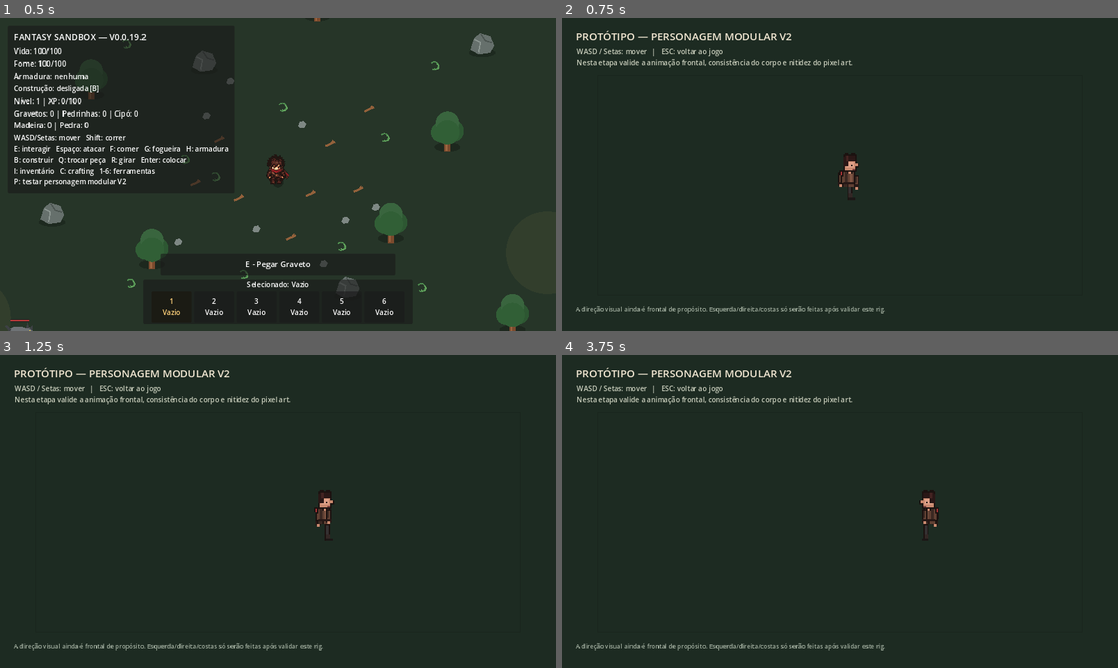
Above: before the commit, frames 1-4 (two rows, left to right).
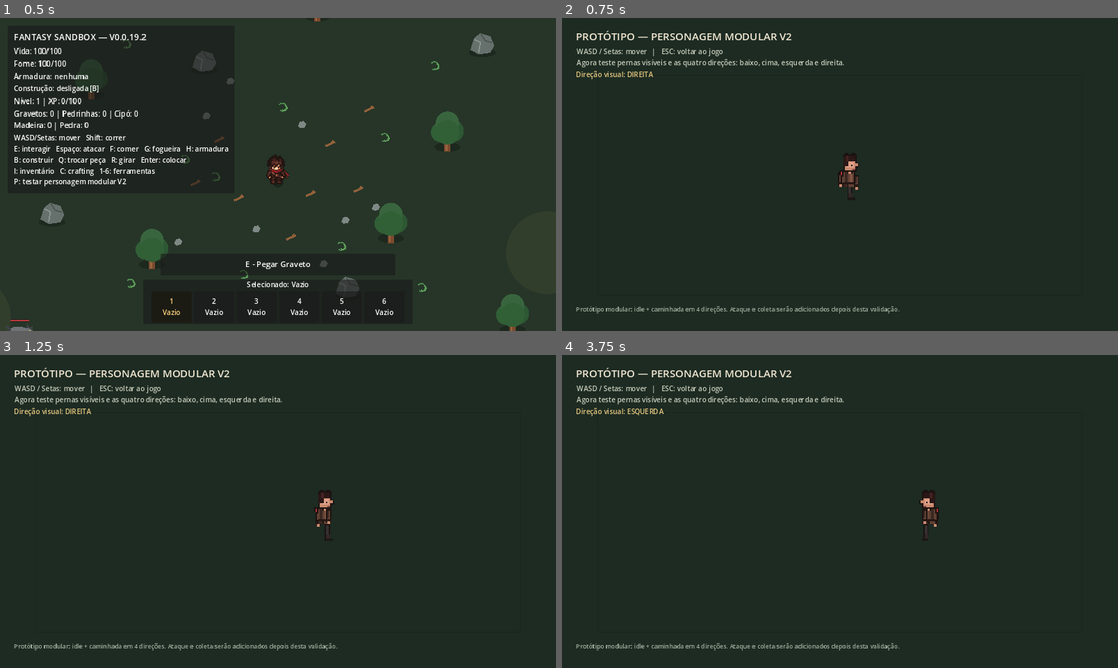
Above: after the commit, the same moments.

Repository: janduyankiingles-ops/Fantasy-Sandbox
Game: Godot game, scene res://scenes/main.tscn
Two runs of this game, one before a commit and one after it. Both use one fixed random seed, a clock stepped at 60 frames per second and the inputs below.
Inputs:
- Up to frame 1 (0.5 s): no input
- Up to frame 2 (0.75 s): tap Enter at 0.5 s; hold D from 0.53 s (still down); tap P at 0.6 s
- Up to frame 3 (1.25 s): keep holding D; tap Space at 0.77 s
- Up to frame 4 (3.75 s): release D at 1.28 s; hold S 1.28-2.03 s; tap I at 1.35 s; tap Space at 1.52, 3.02 s; hold D 2.03-2.78 s; tap C at 2.1 s; hold W 2.78-3.53 s; tap B at 2.85 s; hold A from 3.53 s (still down); tap Q at 3.6 s

Frame 1 is identical in both runs. In frame 2, 1.1% of the frame differs, in the area x 2-61%, y 13-95%; in frame 3, 1.1%; in frame 4, 1.2%.
Error before the commit: Invalid assignment of property or key 'text' with value of type 'String' on a base object of type 'null instance'. (res://scripts/player_v2_demo.gd:46)

Commit message:
v0.0.20: update modular player demo for four directions

Diff:
--- a/scenes/player_v2_demo.tscn
+++ b/scenes/player_v2_demo.tscn
@@ -23,7 +23,7 @@
 offset_bottom = 118.0
 theme_override_colors/font_color = Color(0.78, 0.8, 0.73, 1)
 theme_override_font_sizes/font_size = 16
-text = "WASD / Setas: mover   |   ESC: voltar ao jogo\nNesta etapa valide a animação frontal, consistência do corpo e nitidez do pixel art."
+text = "WASD / Setas: mover   |   ESC: voltar ao jogo\nAgora teste pernas visíveis e as quatro direções: baixo, cima, esquerda e direita."
 
 [node name="ModularPlayer" type="Node2D" parent="."]
 position = Vector2(640, 380)
@@ -83,6 +83,15 @@
 script = ExtResource("3_part")
 part_type = "head"
 
+[node name="DirectionLabel" type="Label" parent="."]
+offset_left = 32.0
+offset_top = 118.0
+offset_right = 420.0
+offset_bottom = 148.0
+theme_override_colors/font_color = Color(0.9, 0.78, 0.5, 1)
+theme_override_font_sizes/font_size = 16
+text = "Direção visual: BAIXO"
+
 [node name="PrototypeNote" type="Label" parent="."]
 offset_left = 32.0
 offset_top = 660.0
@@ -90,4 +99,4 @@
 offset_bottom = 700.0
 theme_override_colors/font_color = Color(0.65, 0.7, 0.64, 1)
 theme_override_font_sizes/font_size = 14
-text = "A direção visual ainda é frontal de propósito. Esquerda/direita/costas só serão feitas após validar este rig."
+text = "Protótipo modular: idle + caminhada em 4 direções. Ataque e coleta serão adicionados depois desta validação."
